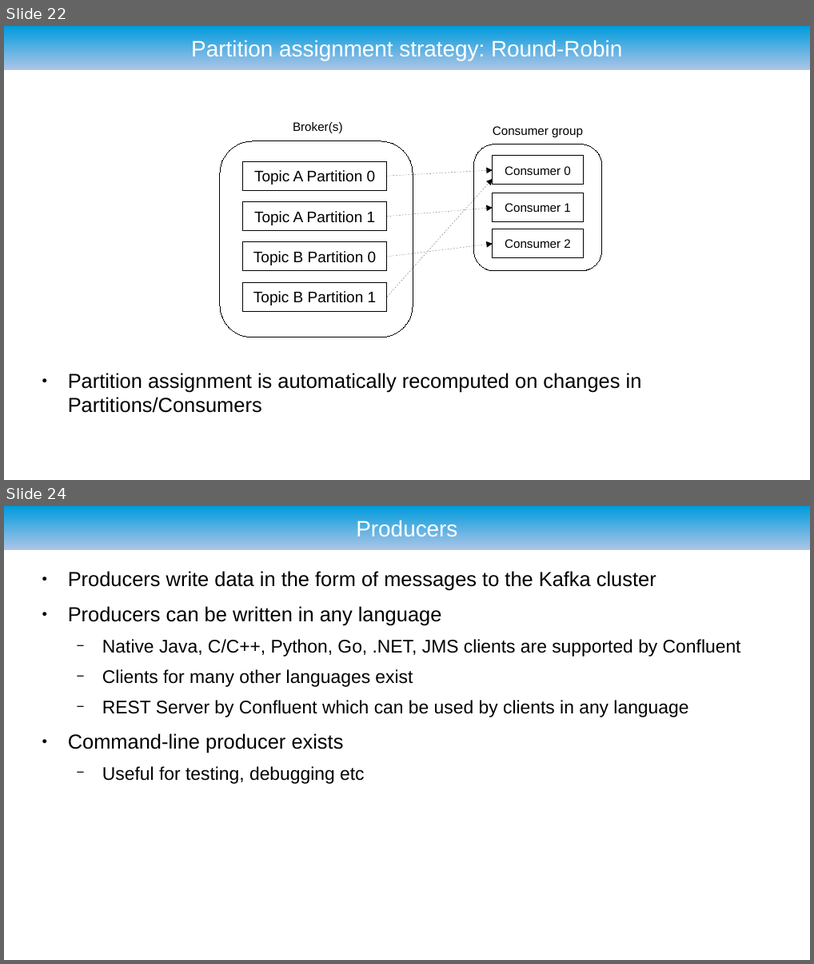
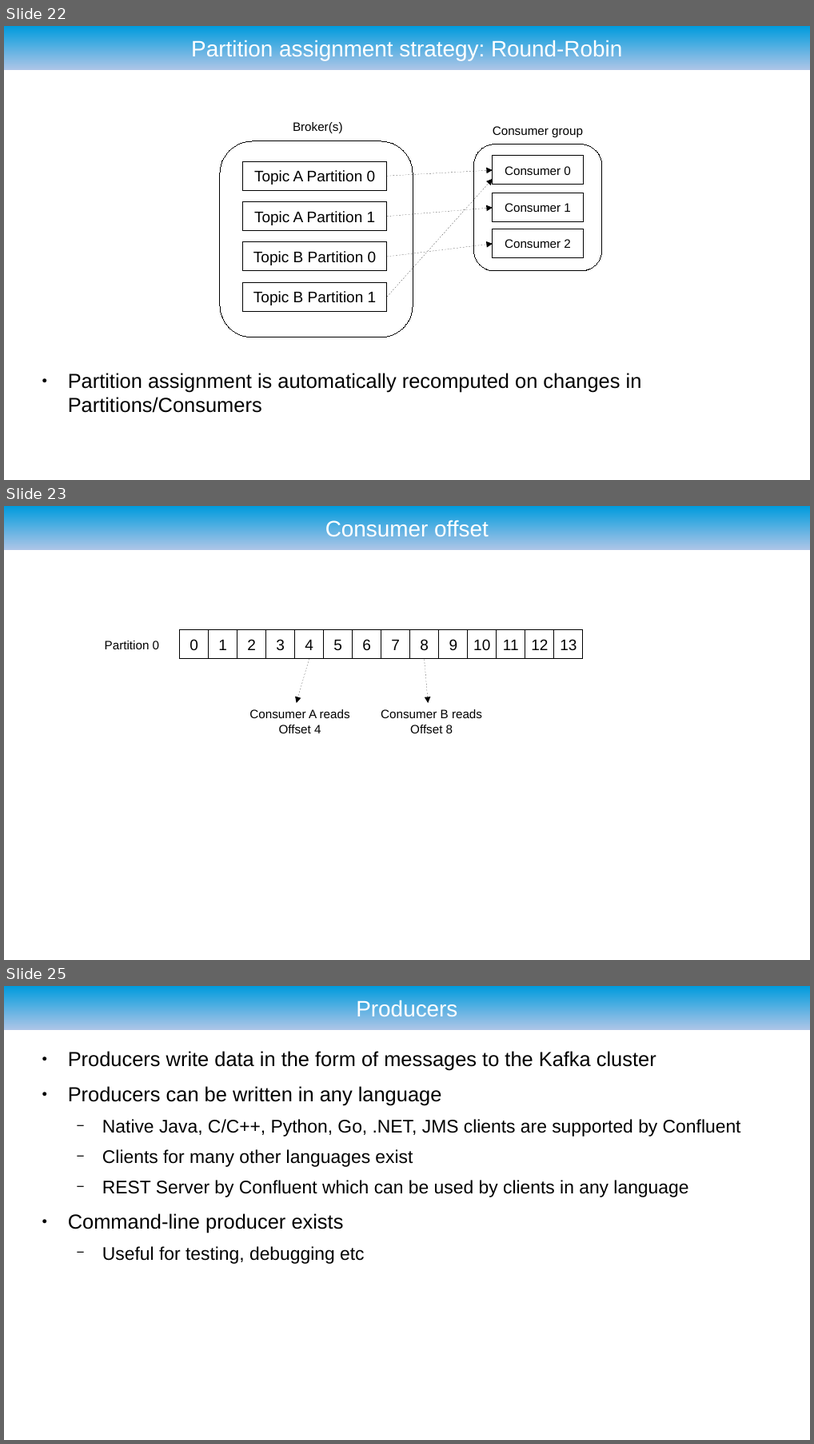
Before and after one commit to ryzlab/kafka-kompetensdag, a slide deck: doc/presentation-umejug.odp. Shown one above the other, each under a label of ours: slides 22 and 24 before the commit, slides 22, 23 and 25 after it; the slides between them are not shown. The pictures are 814x964 and 814x1444 pixels, drawn with LibreOffice and Linux fonts; fonts in the diff are those of the drawing; background and template pictures are left out. Boxes give left, top, right and bottom in pixels: in the first picture for what was removed or moved away, otherwise in the second. Text is boxed around its words. In the diff, an @@ line names an element or a change of style, - is before the commit and + after.

```diff
--- a/doc/presentation-umejug.odp
+++ b/doc/presentation-umejug.odp
@@ slide 23 added at bbox=[4, 506, 810, 960], background #FFFFFF; not listed: 1 template element that a slide beside it also shows @@
@@ title added at bbox=[326, 519, 489, 537], 22 pt, text #FFFFFF @@
+Consumer offset
@@ text added at bbox=[105, 640, 159, 649], 12 pt, text #000000 @@
+Partition 0
@@ group added at bbox=[180, 630, 583, 659]: 14 texts, 13 lines, 1 rectangle @@
+4
+5
+6
+7
+0
+1
+2
+3
+12
+13
+8
+9
+10
+11
@@ arrow added from (309, 659) to (297, 703), #000000 0 pt @@
@@ arrow added from (425, 659) to (429, 703), #000000 0 pt @@
@@ text added at bbox=[250, 709, 350, 733], 12 pt, text #000000 @@
+Consumer A reads
+Offset 4
@@ text added at bbox=[381, 709, 482, 733], 12 pt, text #000000 @@
+Consumer B reads
+Offset 8
@@ what was slide 24 is now slide 25 @@
```
Also in this commit, not shown: 7 slides changed, 2 other files.
